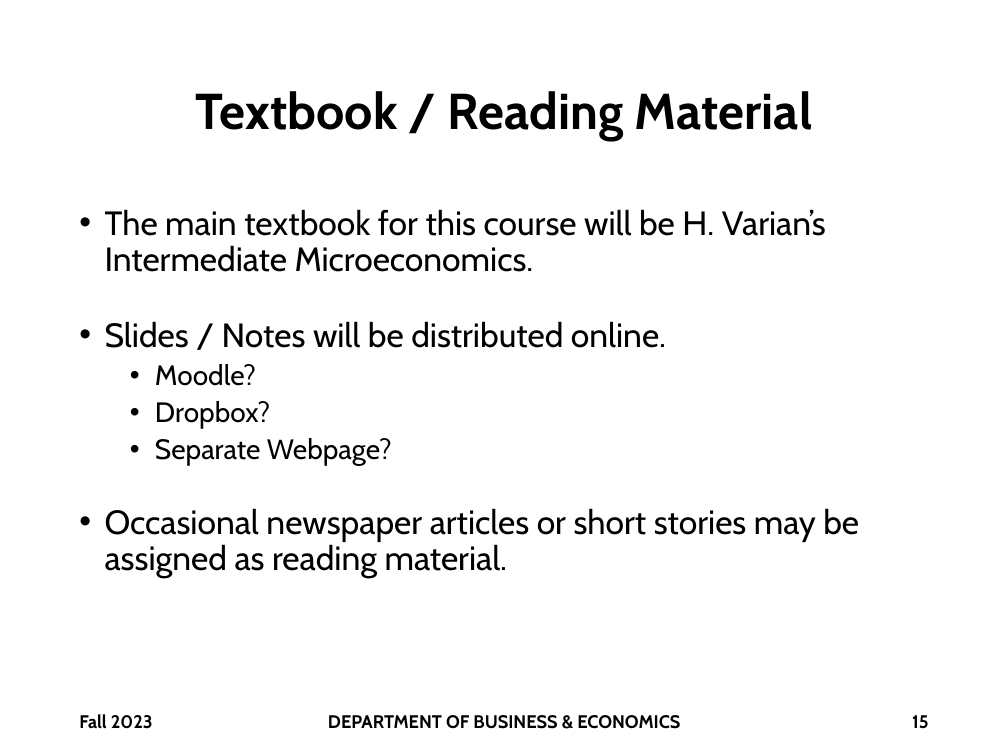
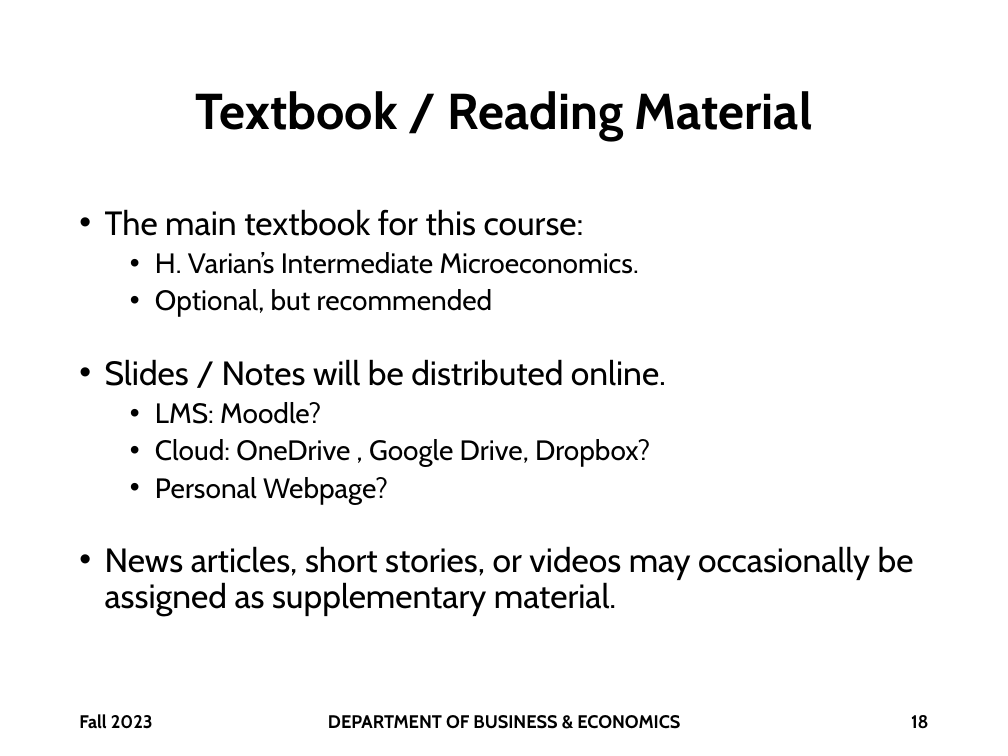
Before and after one commit to brianhwpark/brianhwpark.github.io, a slide deck: slide 18 of files/teaching-resources/monmouthcollege-econ-300/ECON300-LEC00.pptx (slide 15 before the commit). Drawn at 1008x756 pixels with LibreOffice and Linux fonts; fonts in the diff are those of the drawing; background and template pictures are left out. Boxes give left, top, right and bottom in pixels: in the first picture for what was removed or moved away, otherwise in the second. Text is boxed around its words. In the diff, an @@ line names an element or a change of style, - is before the commit and + after.

```diff
--- a/files/teaching-resources/monmouthcollege-econ-300/ECON300-LEC00.pptx
+++ b/files/teaching-resources/monmouthcollege-econ-300/ECON300-LEC00.pptx
@@ text at [105,209,639,317]: text changed; size 24 to 20 pt @@
-• The main textbook for this course will be H. Varian’s Intermediate Microeconomics.
+• The main textbook for this course:
+  • H. Varian’s Intermediate Microeconomics.
+  • Optional, but recommended
@@ text at [105,402,914,616]: text changed @@
-  • Moodle?
-  • Dropbox?
-  • Separate Webpage?
-• Occasional newspaper articles or short stories may be assigned as reading material.
+  • LMS: Moodle?
+  • Cloud: OneDrive , Google Drive, Dropbox?
+  • Personal Webpage?
+• News articles, short stories, or videos may occasionally be assigned as supplementary material.
@@ page number at [911,715,929,729]: text changed @@
-15
+18
```
Also in this commit, not shown: 3 other slides changed, 2 slides added, 5 other files.
